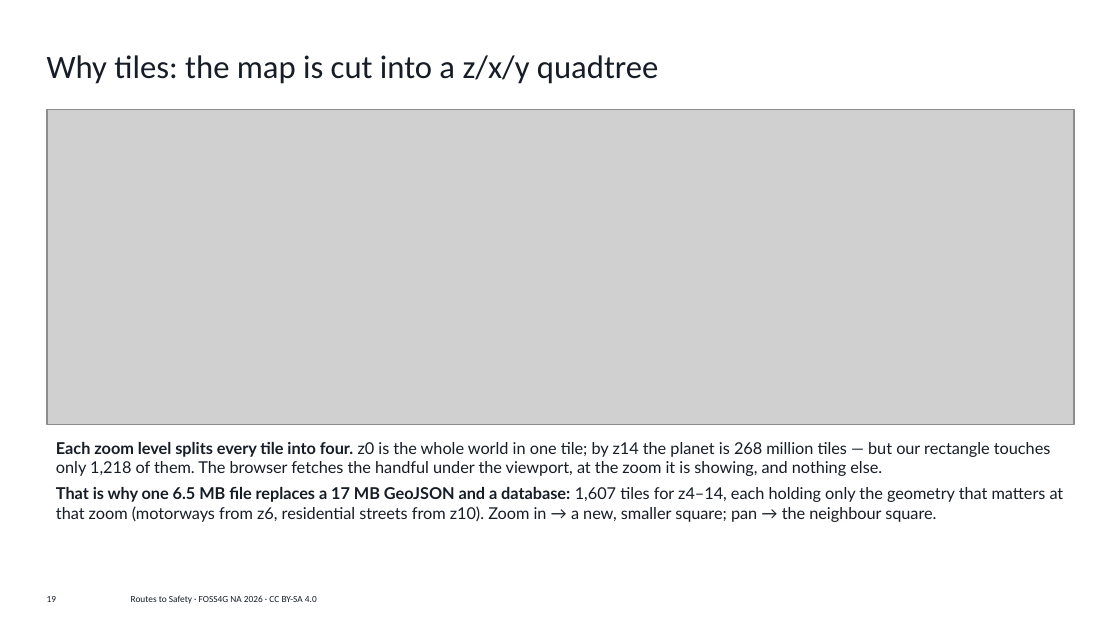
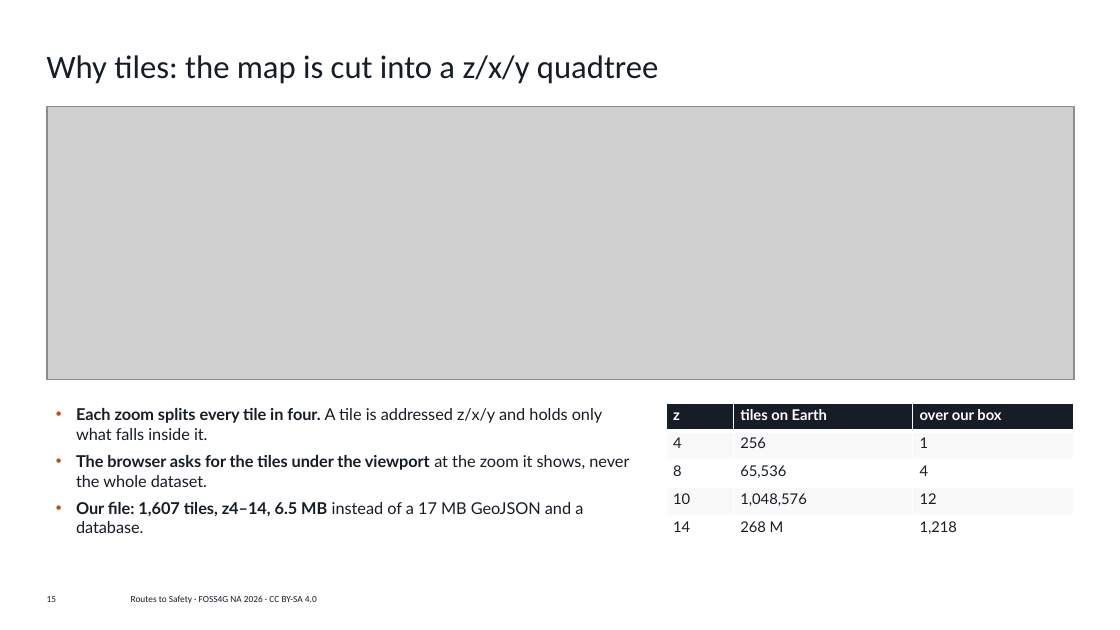
Before and after one commit to vishal4c/routes-to-safety-workshop, a slide deck: slide 15 of deck/Routes-to-Safety-FOSS4G-NA-2026.pptx (slide 19 before the commit). Drawn at 1120x630 pixels with LibreOffice and Linux fonts; fonts in the diff are those of the drawing; grey boxes stand for pictures; background and template pictures are left out. Boxes give left, top, right and bottom in pixels: in the first picture for what was removed or moved away, otherwise in the second. Text is boxed around its words. In the diff, an @@ line names an element or a change of style, - is before the commit and + after.

```diff
--- a/deck/Routes-to-Safety-FOSS4G-NA-2026.pptx
+++ b/deck/Routes-to-Safety-FOSS4G-NA-2026.pptx
@@ picture: place and size @@
-picture at <box>47,110,1074,424</box>
+picture at <box>47,106,1074,380</box>
@@ text at <box>76,408,629,533</box>: text changed @@
-Each zoom level splits every tile into four. z0 is the whole world in one tile; by z14 the planet is 268 million tiles — but our rectangle touches only 1,218 of them. The browser fetches the handful under the viewport, at the zoom it is showing, and nothing else.
-That is why one 6.5 MB file replaces a 17 MB GeoJSON and a database: 1,607 tiles for z4–14, each holding only the geometry that matters at that zoom (motorways from z6, residential streets from z10). Zoom in → a new, smaller square; pan → the neighbour square.
+• Each zoom splits every tile in four. A tile is addressed z/x/y and holds only what falls inside it.
+• The browser asks for the tiles under the viewport at the zoom it shows, never the whole dataset.
+• Our file: 1,607 tiles, z4–14, 6.5 MB instead of a 17 MB GeoJSON and a database.
@@ table added at <box>666,403,1074,543</box>, 5 rows, 3 columns @@
+z | tiles on Earth | over our box
+4 | 256 | 1
+8 | 65,536 | 4
+10 | 1,048,576 | 12
+14 | 268 M | 1,218
```
Also in this commit, not shown: 4 other slides changed, 2 slides added, 11 slides removed, 1 other file.
